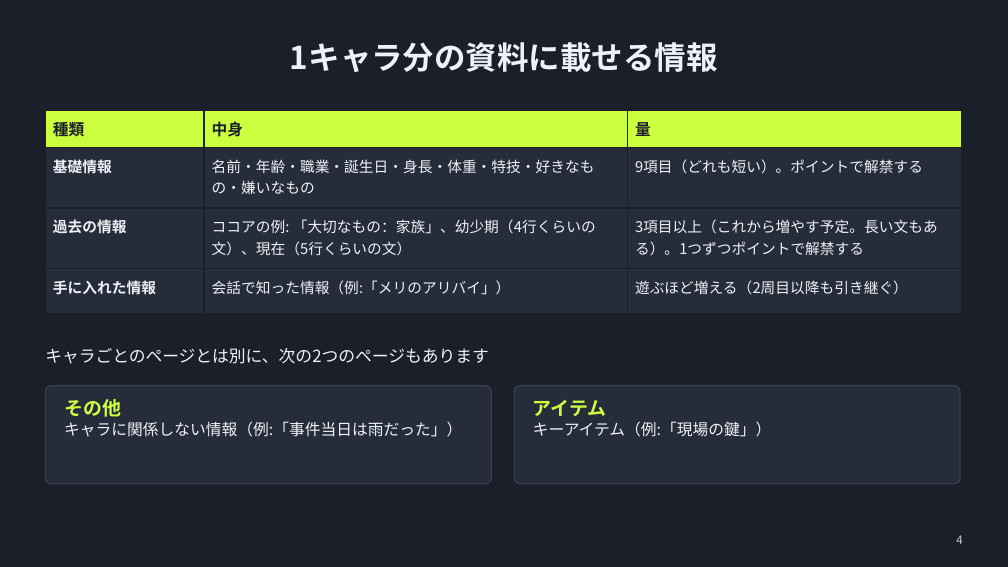
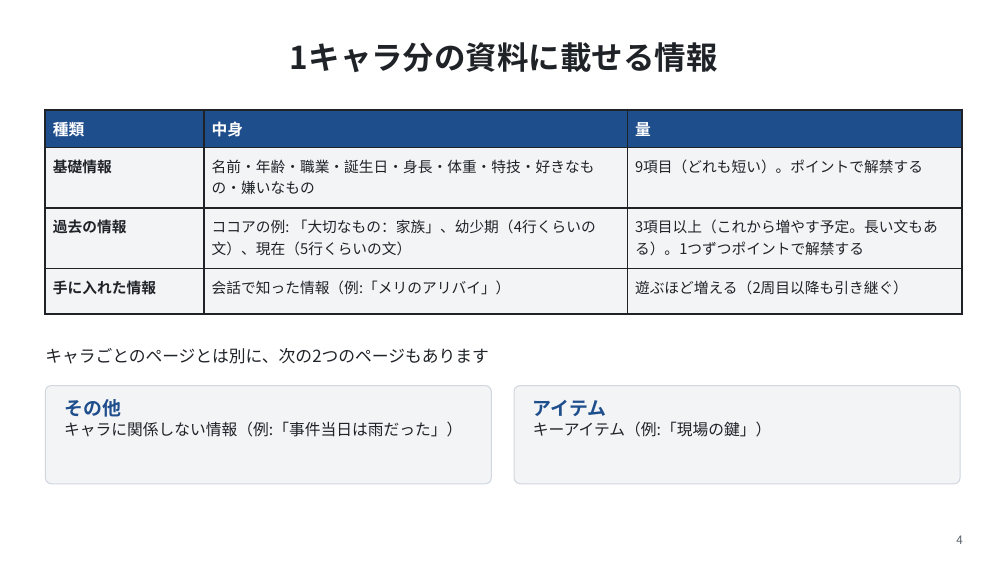
Before and after one commit to NEKOMARU23/SchoolGameJam2026, a slide deck: slide 4 of Docs/資料画面のデザイン相談.pptx. Drawn at 1008x567 pixels with LibreOffice and Linux fonts; fonts in the diff are those of the drawing. Boxes give left, top, right and bottom in pixels: in the first picture for what was removed or moved away, otherwise in the second. Text is boxed around its words. In the diff, an @@ line names an element or a change of style, - is before the commit and + after.

```diff
--- a/Docs/資料画面のデザイン相談.pptx
+++ b/Docs/資料画面のデザイン相談.pptx
@@ background #1B1F2A to #FFFFFF @@
@@ title "1キャラ分の資料に載せる情報" at bbox=[290, 42, 718, 72]: text colour #EEF1F6 to #1F2328 @@
@@ table at bbox=[45, 110, 963, 299] @@
@@ fill #CCFF40 to #1F4E8C in row 1 @@
@@ fill #262C3A to #F3F4F6 in 9 cells @@
@@ text colour #1B1F2A to #FFFFFF in "種類", "中身", "量" @@
@@ text colour #EEF1F6 to #1F2328 @@
@@ borders changed @@
@@ text "キャラごとのページとは別に、次の2つのページもあります" at bbox=[45, 348, 489, 364]: text colour #EEF1F6 to #1F2328 @@
@@ rounded rectangle at bbox=[45, 386, 492, 484]: fill #262C3A to #F3F4F6; outline #3A4254 1 pt to #D0D7DE 1 pt @@
@@ rounded rectangle at bbox=[514, 386, 960, 484]: fill #262C3A to #F3F4F6; outline #3A4254 1 pt to #D0D7DE 1 pt @@
@@ text "その他" at bbox=[64, 399, 462, 437]: text colour #CCFF40 to #1F4E8C in "その他"; text colour #EEF1F6 to #1F2328 in "キャラに関係しない情報（例:「事件当日は雨だった」）" @@
@@ text "アイテム" at bbox=[533, 400, 771, 437]: text colour #CCFF40 to #1F4E8C in "アイテム"; text colour #EEF1F6 to #1F2328 in "キーアイテム（例:「現場の鍵」）" @@
@@ page number at bbox=[956, 535, 962, 544]: text colour #C9CFDA to #57606A @@
```
Also in this commit, not shown: 15 other slides changed, 20 other files.
